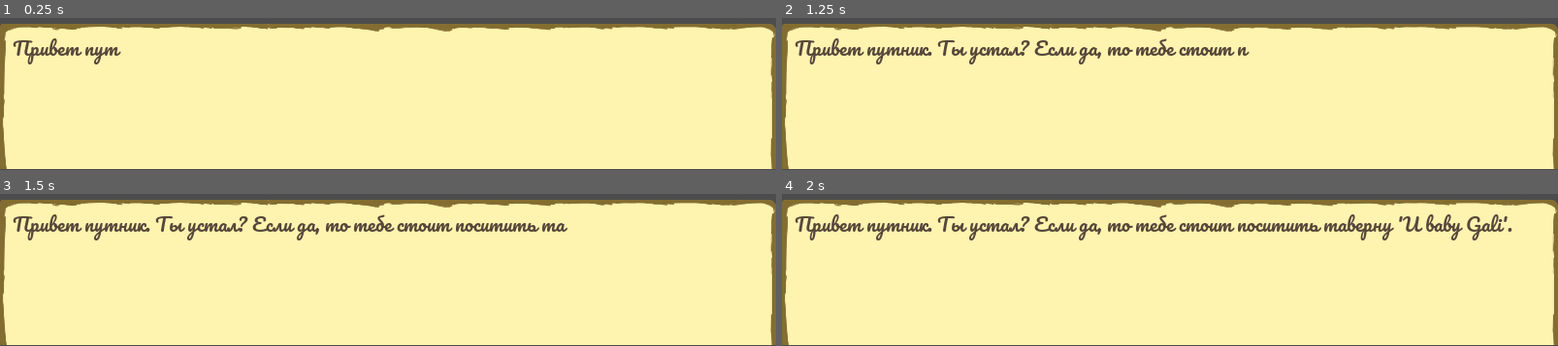
Above: before the commit, frames 1-4 (two rows, left to right).
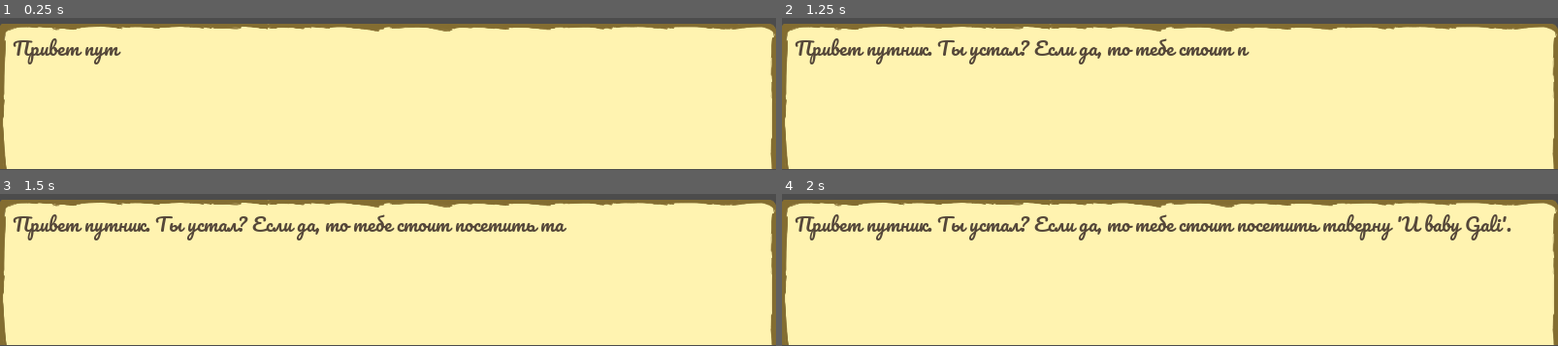
Above: after the commit, the same moments.

Repository: IceArrow256/visual-novel
Game: Godot game, scene res://main.tscn
Same seed, same stepped clock (60 frames per second), same inputs: the game is played once before the commit and once after it.
Inputs:
- Up to frame 1 (0.25 s): no input
- Up to frame 2 (1.25 s): tap Enter (ui_accept) at 0.5, 0.77 s
- Up to frame 3 (1.5 s): no input
- Up to frame 4 (2 s): tap Enter (ui_accept) at 1.52 s

Frames 1-2 are identical in both runs. In frame 3, 0.4% of the frame differs, in the area x 61-74%, y 19-25%; in frame 4, 1.4%, in the area x 61-95%, y 13-31%.
Error in both runs: Invalid set index 'visible' (on base: 'null instance') with value of type 'bool'. (res://dialog_box.gd:19)

Commit message:
Update dialog_box.gd

Diff:
--- a/dialog_box.gd
+++ b/dialog_box.gd
@@ -3,7 +3,7 @@
 export(float) var speed = 7.0
 
 var dialog = [
-	"Привет путник. Ты устал? Если да, то тебе стоит поситить таверну 'U baby Gali'.",
+	"Привет путник. Ты устал? Если да, то тебе стоит посетить таверну 'U baby Gali'.",
 	"Изысканые напитки, прекрасные собеседники, и невероятные истории! Вот, что тебя ожидает в таверне 'U baby Gali'.",
 	"Удачи тебе пушистик, ня!"
 ]
